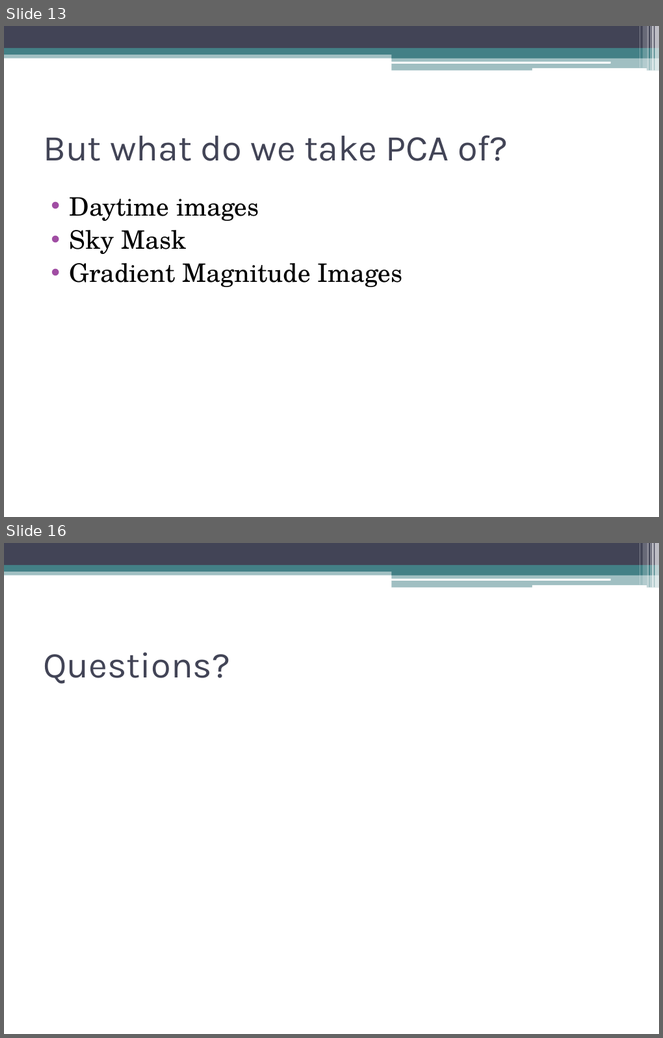
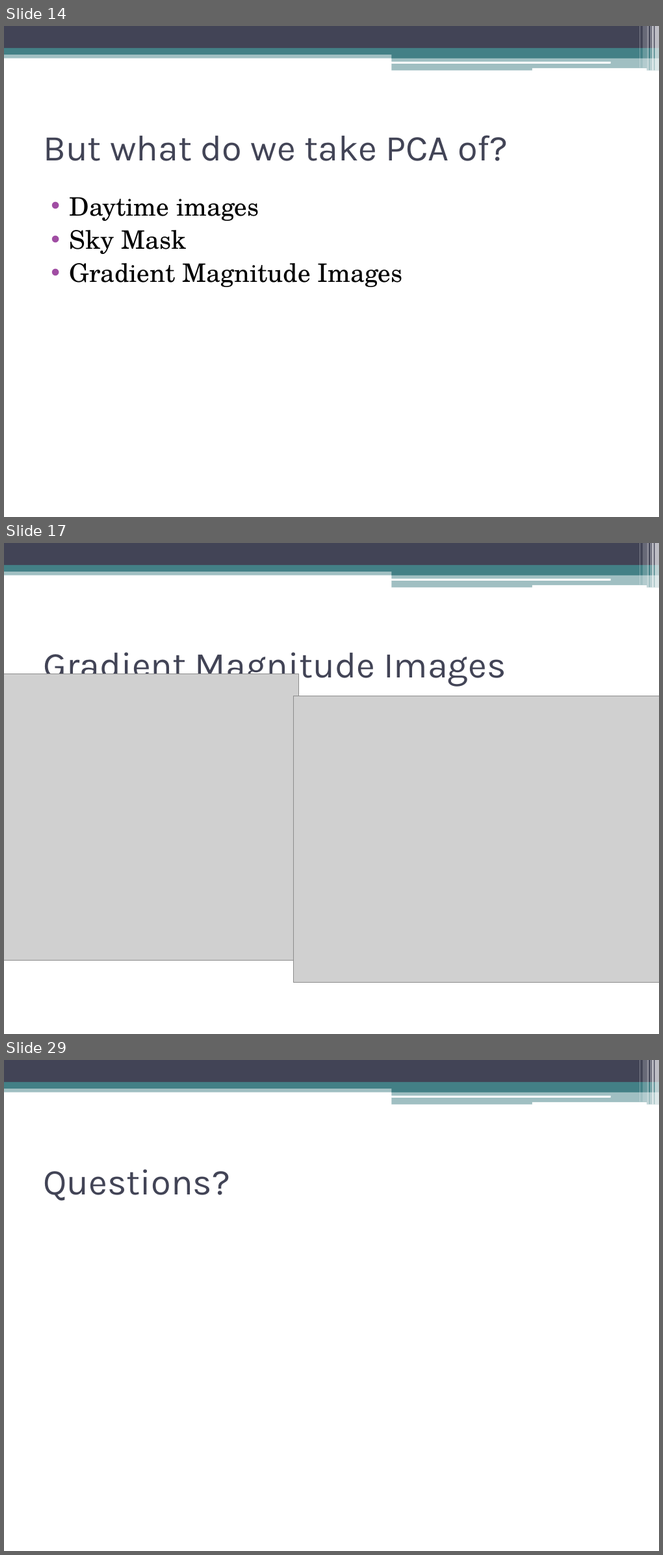
Before and after one commit to dyross/davidrossmastersproject, a slide deck: mastersProject/presentation/visualizationToolsForWebcams.pptx. Shown one above the other, each under a label of ours: slides 13 and 16 before the commit, slides 14, 17 and 29 after it; the slides between them are not shown. The pictures are 663x1038 and 663x1555 pixels, drawn with LibreOffice and Linux fonts; fonts in the diff are those of the drawing; grey boxes stand for pictures. Boxes give left, top, right and bottom in pixels: in the first picture for what was removed or moved away, otherwise in the second. Text is boxed around its words. In the diff, an @@ line names an element or a change of style, - is before the commit and + after.

```diff
--- a/mastersProject/presentation/visualizationToolsForWebcams.pptx
+++ b/mastersProject/presentation/visualizationToolsForWebcams.pptx
@@ slide 17 added at bbox=[4, 543, 659, 1034], background #FFFFFF; not listed: 13 template elements that a slide beside it also shows @@
@@ title added at bbox=[43, 652, 506, 686], 40 pt, text #424456 @@
+Gradient Magnitude Images
@@ picture added at bbox=[4, 674, 299, 961] @@
@@ picture added at bbox=[294, 696, 659, 982] @@
@@ what was slide 13 is now slide 14 @@
@@ what was slide 16 is now slide 29 @@
```
Also in this commit, not shown: 4 slides changed, 13 other slides added, 1 slide removed, 1 other file.
